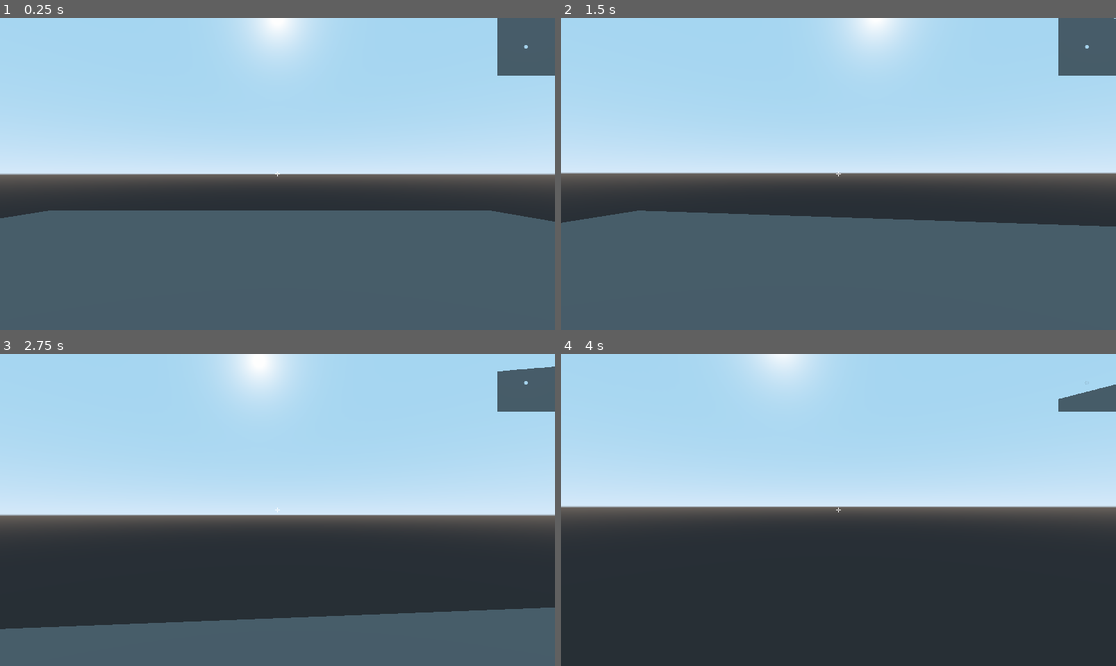
Above: before the commit, frames 1-4 (two rows, left to right).
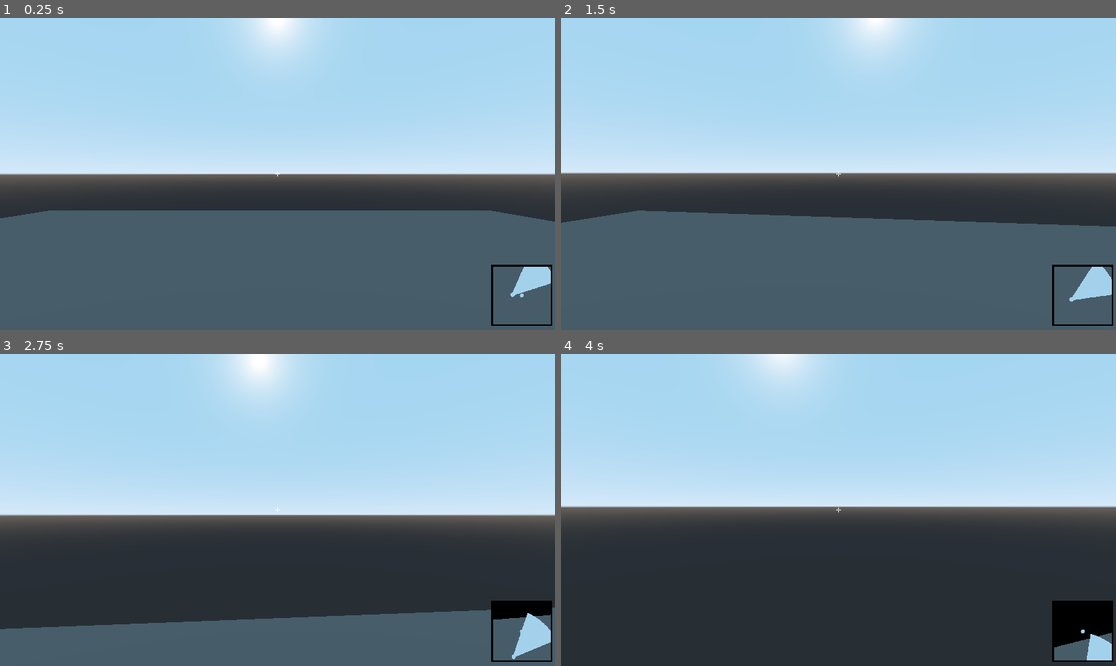
Above: after the commit, the same moments.

Repository: AndrewCoon/Bad-Game
Game: Godot game, scene res://Scenes/Room.tscn
The game is run twice, just before and just after one commit, with the same random seed, the same clock (stepped at 60 frames per second) and the same inputs.
Inputs (mouse positions are in pixels of both pictures, inside the frame that each line leads up to):
- Up to frame 1 (0.25 s): no input
- Up to frame 2 (1.5 s): tap Enter at 0.5 s; move the mouse to (866, 174) at 0.52 s; hold W (moveForward) from 0.53 s (still down); tap Space (jump) at 0.77 s; move the mouse to (810, 174) at 1.27 s
- Up to frame 3 (2.75 s): keep holding W (moveForward); tap Space (jump) at 1.52 s; move the mouse to (288, 503) at 2.02 s
- Up to frame 4 (4 s): keep holding W (moveForward); move the mouse to (832, 516) at 2.77 s; tap Space (jump) at 3.02, 3.77 s; move the mouse to (877, 513) at 3.52 s

The runs differ from the first frame. In frame 1, 2.6% of the frame differs, in the area x 88-100%, y 0-99%; in frame 2, 2.7%; in frame 3, 2.7%; in frame 4, 2.8%, in the area x 88-100%, y 8-99%.

Commit message:
added sample enemie with minimap function

Diff:
--- /dev/null
+++ b/Scenes/EnemieTest.tscn
@@ -0,0 +1,30 @@
+[gd_scene load_steps=6 format=2]
+
+[ext_resource path="res://Assets/Models/enemieview.glb" type="PackedScene" id=3]
+[ext_resource path="res://Assets/Models/dot.glb" type="PackedScene" id=4]
+[ext_resource path="res://Assets/Models/combinedenemiemini.glb" type="PackedScene" id=5]
+
+[sub_resource type="CapsuleMesh" id=1]
+
+[sub_resource type="CapsuleShape" id=2]
+
+[node name="Enemie" type="KinematicBody"]
+
+[node name="MeshInstance" type="MeshInstance" parent="."]
+transform = Transform( 1, 0, 0, 0, -4.37114e-08, -1, 0, 1, -4.37114e-08, 0, 0, 0 )
+mesh = SubResource( 1 )
+
+[node name="CollisionShape" type="CollisionShape" parent="."]
+transform = Transform( 1, 0, 0, 0, -4.37114e-08, -1, 0, 1, -4.37114e-08, 0, 0, 0 )
+shape = SubResource( 2 )
+
+[node name="enemiedot" parent="." instance=ExtResource( 4 )]
+transform = Transform( 10, 0, 0, 0, 1, 0, 0, 0, 10, 9, 10, -6.73774 )
+visible = false
+
+[node name="enemieview" parent="." instance=ExtResource( 3 )]
+transform = Transform( 10, 0, 0, 0, 1, 0, 0, 0, 10, -64.4362, 20, -79.1443 )
+visible = false
+
+[node name="combinedenemiemini" parent="." instance=ExtResource( 5 )]
+transform = Transform( 1, 0, 0, 0, 1, 0, 0, 0, 1, 0.902, 10, -0.667 )
--- a/Scenes/Room.tscn
+++ b/Scenes/Room.tscn
@@ -1,6 +1,7 @@
-[gd_scene load_steps=5 format=2]
+[gd_scene load_steps=6 format=2]
 
 [ext_resource path="res://Scenes/Player.tscn" type="PackedScene" id=1]
+[ext_resource path="res://Scenes/EnemieTest.tscn" type="PackedScene" id=2]
 
 [sub_resource type="CubeMesh" id=1]
 
@@ -33,11 +34,27 @@
 
 [node name="GUI" type="CanvasLayer" parent="."]
 
+[node name="ColorRect" type="ColorRect" parent="GUI"]
+anchor_left = 1.0
+anchor_top = 1.0
+anchor_right = 1.0
+anchor_bottom = 1.0
+margin_left = -220.0
+margin_top = -225.0
+margin_right = -10.0
+margin_bottom = -15.0
+rect_min_size = Vector2( 205, 205 )
+color = Color( 0, 0, 0, 1 )
+
 [node name="ViewportContainer" type="ViewportContainer" parent="GUI"]
 anchor_left = 1.0
+anchor_top = 1.0
 anchor_right = 1.0
-margin_left = -200.0
-margin_bottom = 200.0
+anchor_bottom = 1.0
+margin_left = -215.0
+margin_top = -220.0
+margin_right = -15.0
+margin_bottom = -20.0
 rect_min_size = Vector2( 200, 200 )
 
 [node name="Viewport" type="Viewport" parent="GUI/ViewportContainer"]
@@ -50,3 +67,6 @@
 transform = Transform( 1, 0, 0, 0, -6.55671e-08, 1.5, 0, -1, -4.37114e-08, 0.706757, 17.3237, 0.257207 )
 projection = 1
 size = 30.0
+
+[node name="Enemie" parent="." instance=ExtResource( 2 )]
+transform = Transform( 1, 0, 0, 0, 1, 0, 0, 0, 1, -4.12743, 2.14149, 0 )
Binary file added: Assets/Models/combinedenemiemini.glb
Not shown, added: Assets/Models/combinedenemiemini.glb.import
Binary file added: Assets/Models/dot.glb
Not shown, added: Assets/Models/dot.glb.import
Binary file added: Assets/Models/enemieview.glb
Not shown, added: Assets/Models/enemieview.glb.import
Not shown, added: Assets/Blend Files/enemiemap.blend
Not shown, added: enemiemap.blend
